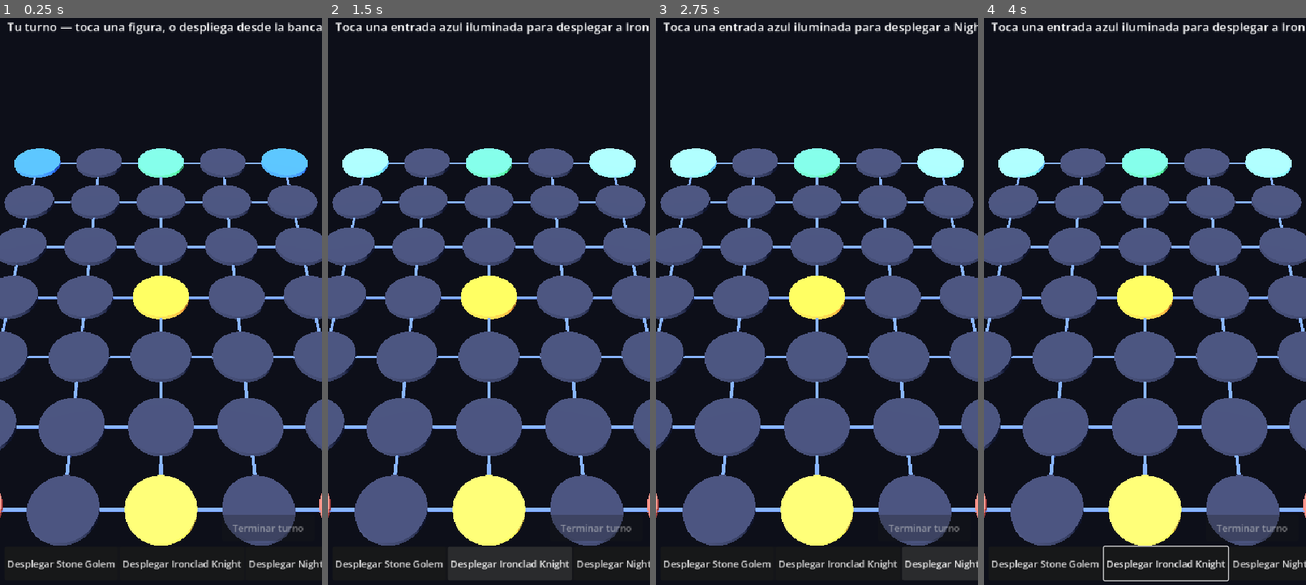
Above: before the commit, frames 1-4 (left to right).
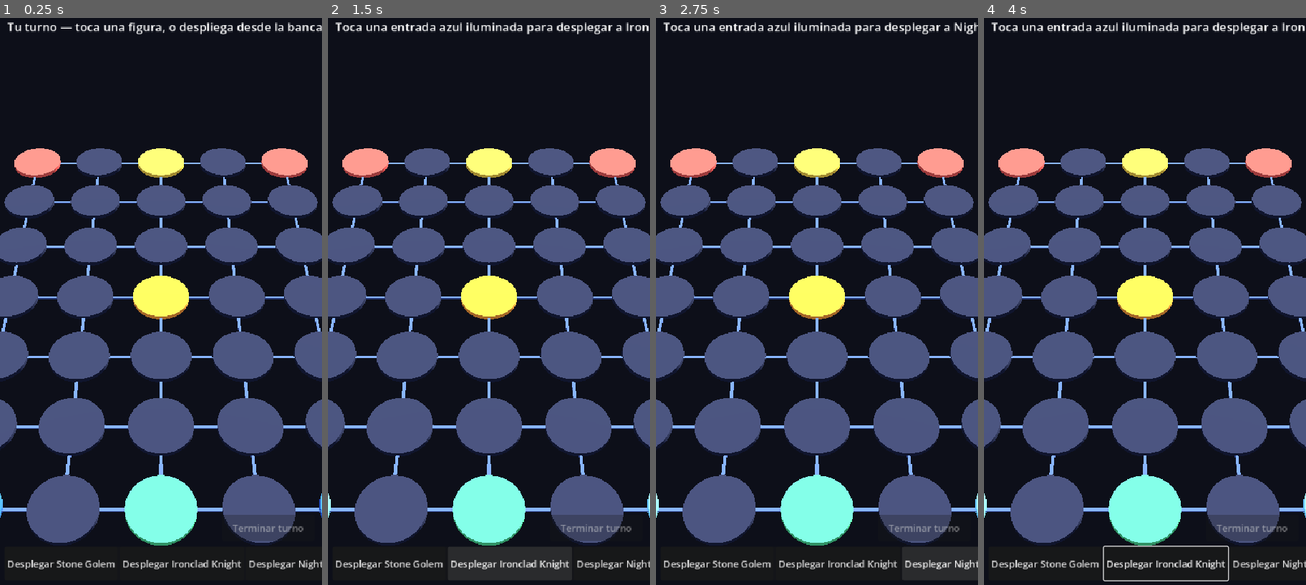
Above: after the commit, the same moments.

Repository: GStyleM562/NodeChess
Game: Godot game, scene res://scenes/board.tscn
The game is run twice, just before and just after one commit, with the same random seed, the same clock (stepped at 60 frames per second) and the same inputs.
Inputs (mouse positions are in pixels of both pictures, inside the frame that each line leads up to):
- Up to frame 1 (0.25 s): no input
- Up to frame 2 (1.5 s): click "Desplegar Stone Golem" at 0.5 s; click "Desplegar Ironclad Knight" at 1.25 s
- Up to frame 3 (2.75 s): click "Desplegar Nightblade" at 2 s
- Up to frame 4 (4 s): tap Enter at 2.75 s; move the mouse to (1215, 267) at 2.77 s; hold Right 2.78-3.53 s; click (1215, 267) at 2.92 s; tap Space at 3.02, 3.5, 3.77 s; move the mouse to (1080, 329) at 3.52 s; hold Left from 3.53 s (still down)

The runs differ from the first frame. In frame 1, 6.6% of the frame differs, in the area x 0-100%, y 22-94%; in frame 2, 6.6%; in frame 3, 6.6%; in frame 4, 6.6%.

Commit message:
Combat polish: player at bottom (camera flip), pull combat cam back, longer KO hold, hide other figures during the combat shot

Diff:
--- a/game/scripts/Board3D.gd
+++ b/game/scripts/Board3D.gd
@@ -60,7 +60,8 @@
 func _build_environment() -> void:
 	_cam = Camera3D.new()
 	_cam.fov = 45.0
-	_cam.look_at_from_position(Vector3(0.0, 9.0, 8.5), Vector3.ZERO, Vector3.UP)
+	# Camera on the player's side: player (row 0) sits at the BOTTOM, enemy at top.
+	_cam.look_at_from_position(Vector3(0.0, 9.0, -8.5), Vector3.ZERO, Vector3.UP)
 	add_child(_cam)
 	_combat_cam = Camera3D.new()
 	_combat_cam.fov = 50.0
@@ -511,14 +512,18 @@
 	dir = dir.normalized()
 	var side := dir.cross(Vector3.UP).normalized()
 	var sep := pa.distance_to(pb)
-	# 3/4 side angle, backed off enough to frame BOTH fighters.
-	var cam_pos := m + side * (sep + 3.0) + Vector3(0, 1.75, 0)
-	_combat_cam.look_at_from_position(cam_pos, m + Vector3(0, 0.85, 0), Vector3.UP)
+	# Hide the other figures so they don't block the shot.
+	for uid in _vis.keys():
+		if uid != att_uid and uid != def_uid:
+			_vis[uid].visible = false
+	# 3/4 side angle, backed off a bit more to frame BOTH fighters.
+	var cam_pos := m + side * (sep + 4.3) + Vector3(0, 2.0, 0)
+	_combat_cam.look_at_from_position(cam_pos, m + Vector3(0, 0.9, 0), Vector3.UP)
 	_combat_cam.current = true
 	_face(fa, pb - pa)
 	_face(fb, pa - pb)
 	fa.play_clip("attack")
-	await get_tree().create_timer(0.5).timeout
+	await get_tree().create_timer(0.65).timeout
 	var ko: int = int(rec.get("ko", -1))
 	if ko != -1:
 		var winner_uid := def_uid if ko == att_uid else att_uid
@@ -526,17 +531,21 @@
 			_vis[winner_uid].play_clip("attack_heavy")
 		if _vis.has(ko):
 			_vis[ko].play_clip("ko")
-		await get_tree().create_timer(1.7).timeout
+		await get_tree().create_timer(2.5).timeout      # hold so the KO is appreciated
 	else:
 		# Survives: defender blocks (Blue) or flinches, then both return to idle.
 		if _vis.has(def_uid):
 			_vis[def_uid].play_clip("defend" if String(rec.get("win_col", "")) == "blue" else "hit")
-		await get_tree().create_timer(1.1).timeout
+		await get_tree().create_timer(1.8).timeout
 		if _vis.has(att_uid):
 			_vis[att_uid].play_clip("idle")
 		if _vis.has(def_uid):
 			_vis[def_uid].play_clip("idle")
-		await get_tree().create_timer(0.4).timeout
+		await get_tree().create_timer(0.6).timeout
+	# Restore the others.
+	for uid in _vis.keys():
+		if uid != att_uid and uid != def_uid:
+			_vis[uid].visible = true
 	_cam.current = true
 
 # ---------------------------------------------------------------- victory
